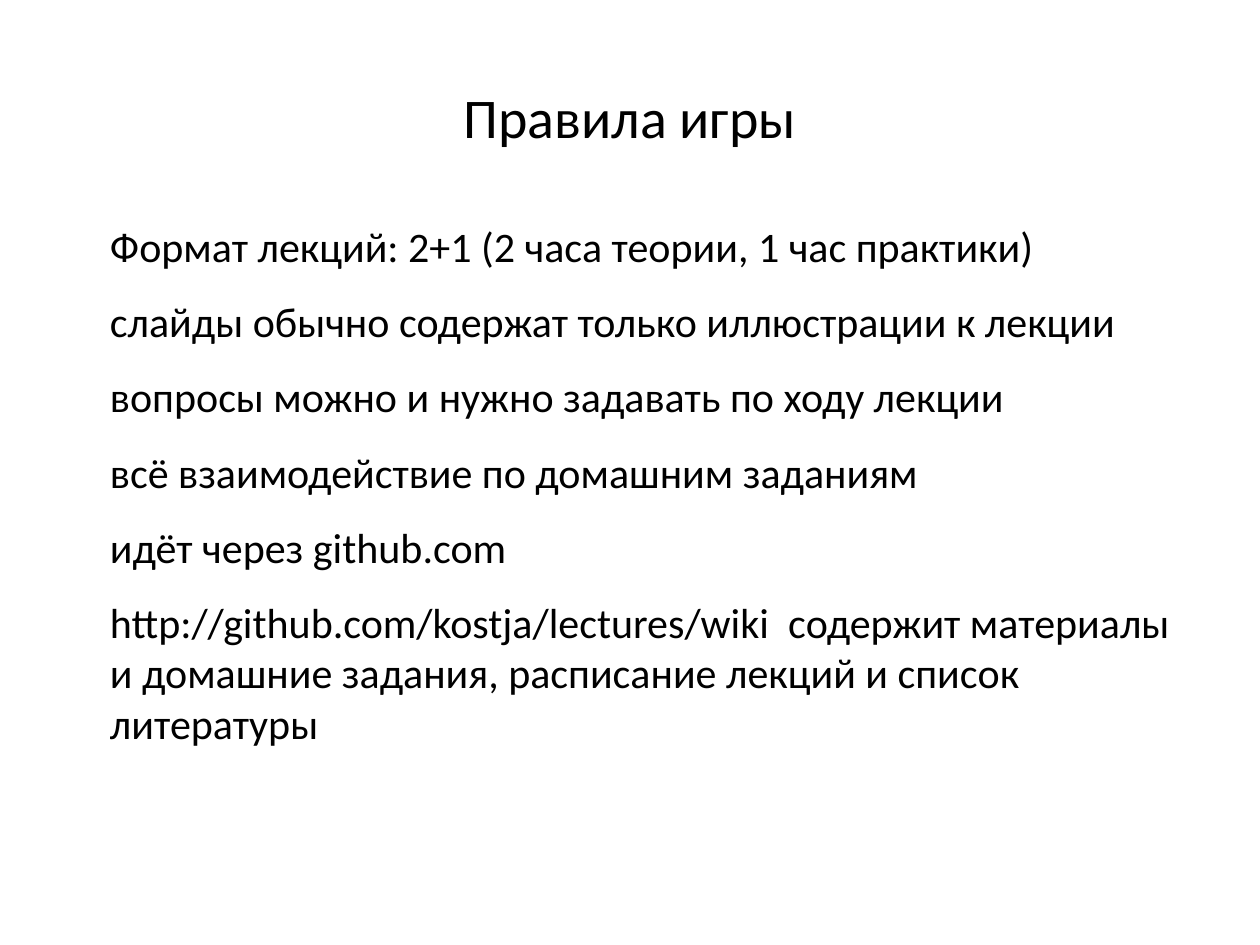
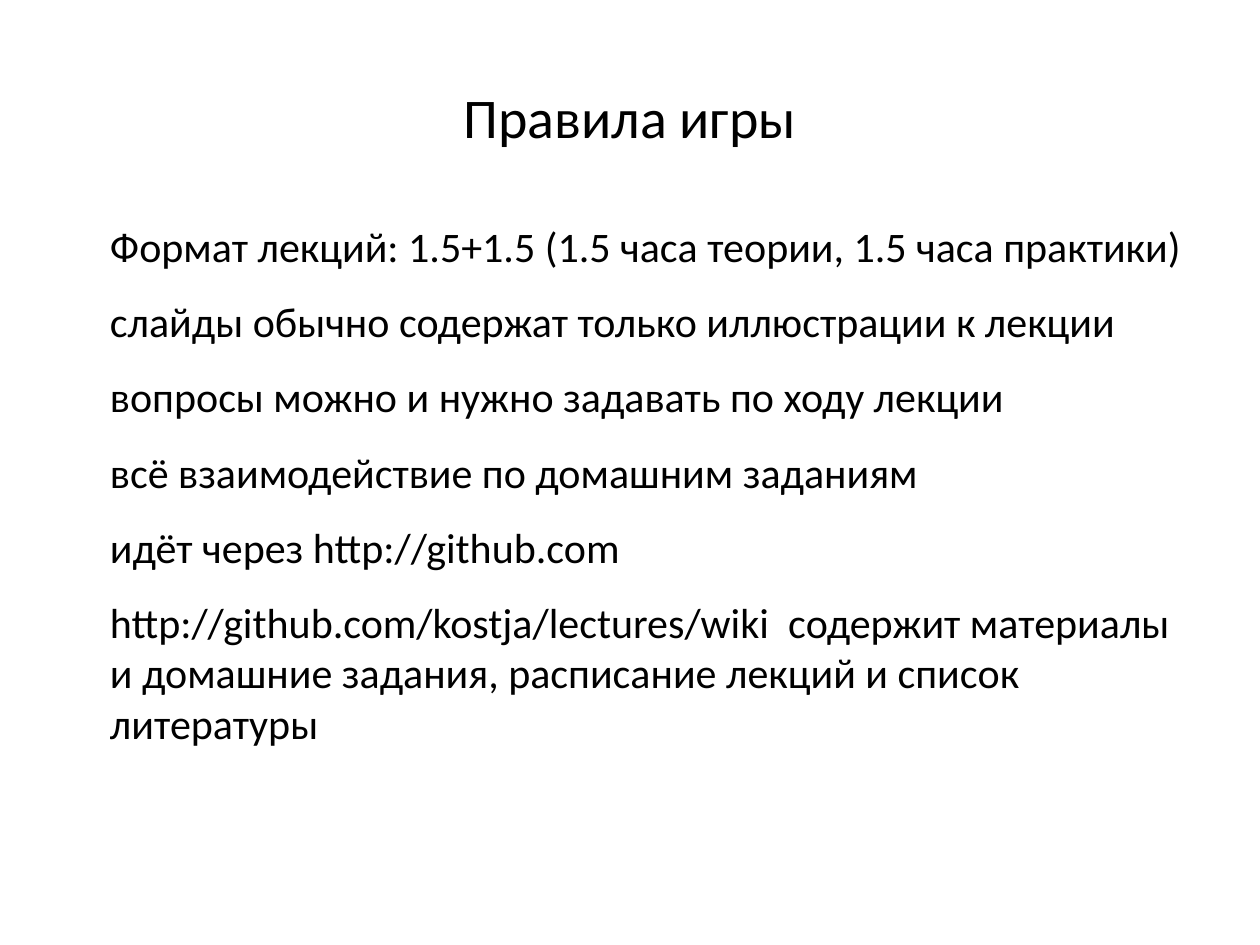
Before and after one commit to kostja/lectures, a slide deck: slide 3 of lecture8.odp. Drawn at 1260x945 pixels with LibreOffice and Linux fonts; fonts in the diff are those of the drawing; background and template pictures are left out. Boxes give left, top, right and bottom in pixels: in the first picture for what was removed or moved away, otherwise in the second. Text is boxed around its words. In the diff, an @@ line names an element or a change of style, - is before the commit and + after.

Commit message:
Latest version of lectures

```diff
--- a/lecture8.odp
+++ b/lecture8.odp
@@ text at <box>110,231,1180,269</box>: text changed @@
-● Формат лекций: 2+1 (2 часа теории, 1 час практики)
+● Формат лекций: 1.5+1.5 (1.5 часа теории, 1.5 часа практики)
@@ text at <box>110,533,620,571</box>: text changed @@
-идёт через github.com
+идёт через http://github.com
```
Also in this commit, not shown: 2 other slides changed, 30 slides added, 22 slides removed, 53 other files.
